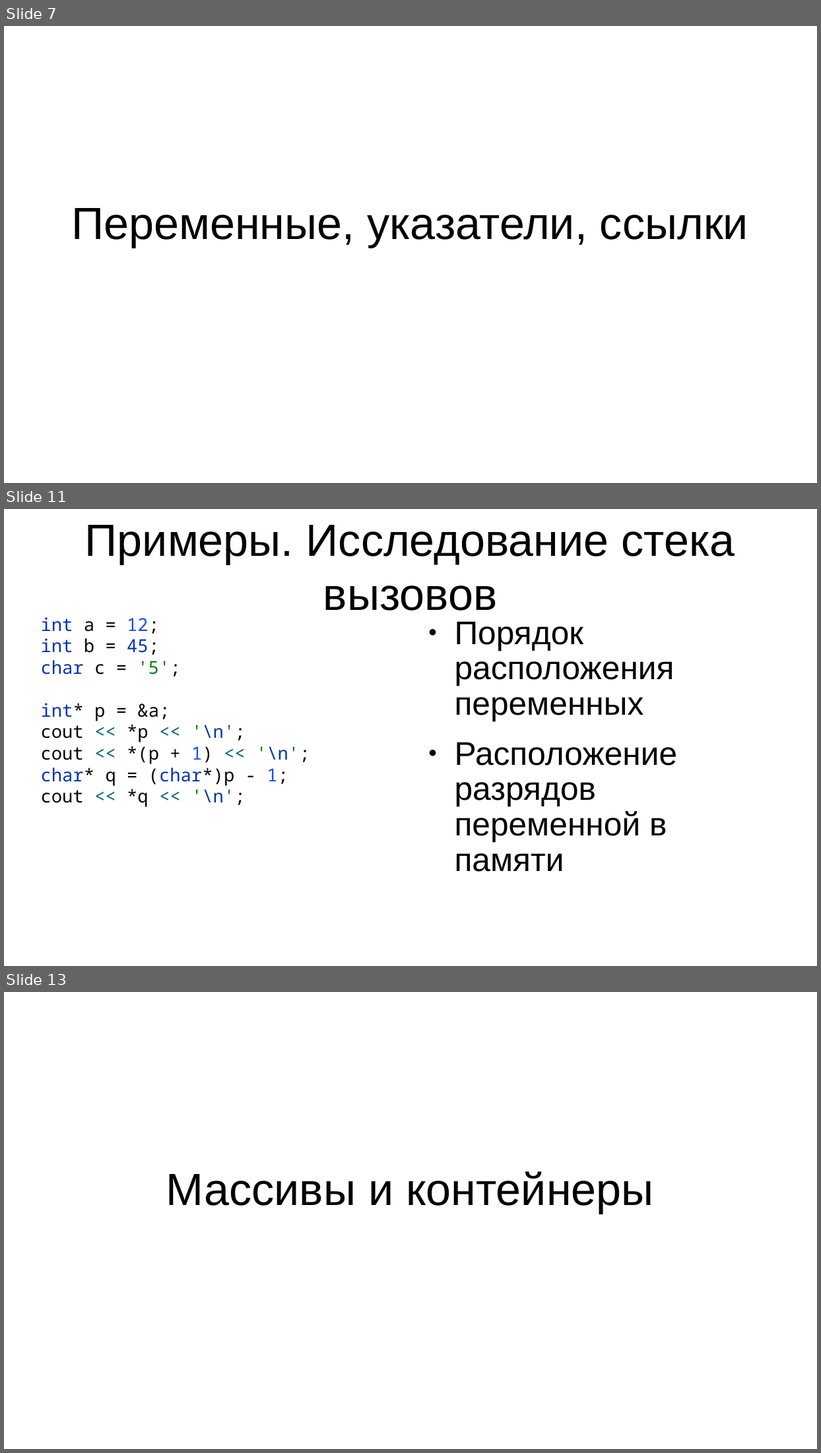
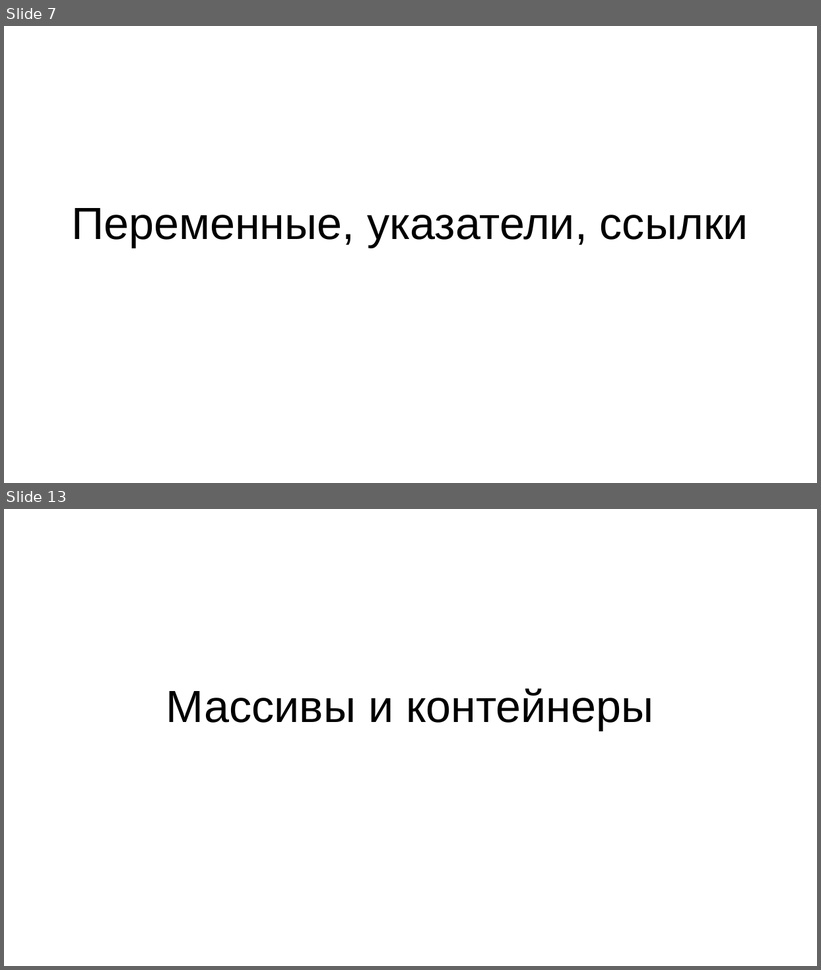
Before and after one commit to IvanStriker/Cpp_Coworking, a slide deck: 1-st meeting/Memory management in C++.pptx. Shown one above the other, each under a label of ours: slides 7, 11 and 13 before the commit, slides 7 and 13 after it; the slides between them are not shown. The pictures are 821x1453 and 821x970 pixels, drawn with LibreOffice and Linux fonts; fonts in the diff are those of the drawing. Boxes give left, top, right and bottom in pixels: in the first picture for what was removed or moved away, otherwise in the second. Text is boxed around its words. In the diff, an @@ line names an element or a change of style, - is before the commit and + after.

```diff
--- a/1-st meeting/Memory management in C++.pptx
+++ b/1-st meeting/Memory management in C++.pptx
@@ slide 11 removed at [4, 509, 817, 966], background #FFFFFF @@
@@ title removed at [85, 525, 735, 611] @@
-Примеры. Исследование стека вызовов
@@ text removed at [41, 617, 310, 807] @@
-int a = 12;
-int b = 45;
-char c = '5';
-int* p = &a;
-cout << *p << '\n';
-cout << *(p + 1) << '\n';
-char* q = (char*)p - 1;
-cout << *q << '\n';
@@ text removed at [455, 621, 678, 872] @@
-● Порядок расположения переменных
-● Расположение разрядов переменной в памяти
```
Also in this commit, not shown: 8 slides changed, 1 slide added, 14 other files.
